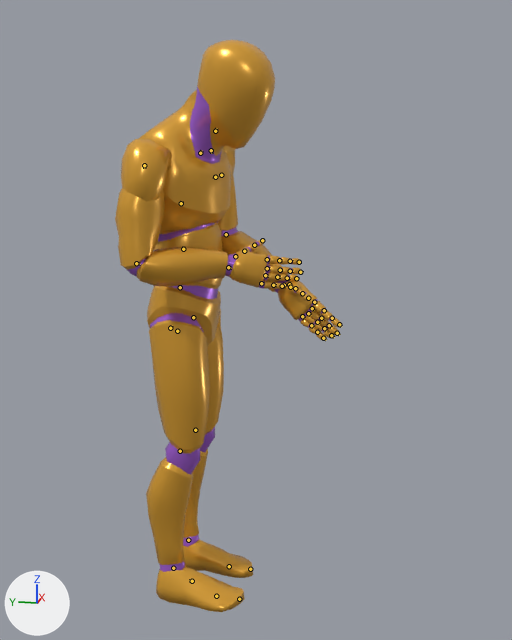
An edit to the glTF model apps/web/public/models/anim-library.glb, drawn before and after from the same camera.
Rendered twice from a 50 mm camera at (-2.125, -0.655, 1.489) aimed at (-0.008, -0.231, 0.959). Arrows for +X, +Y and +Z are at lower left; the lights stay in place. The older version comes first. Both versions are drawn at frame 0 of the action 'Rig|Bow_RunCarry'; the numbers are the values there. The bones that bend it are drawn over the model as lines.

The first picture shows 'Mannequin'.
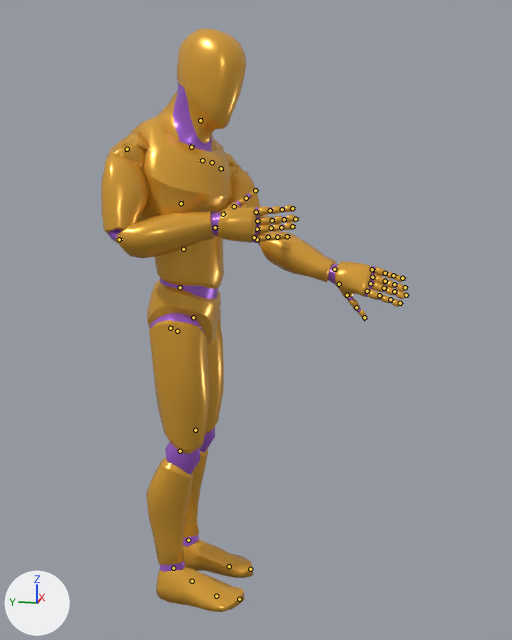
The change, as a list of edits to the scene's bpy script:
```text
Change bone_spine_03:
    where bone_spine_03 = bpy.data.objects['Rig'].pose.bones['spine_03']  # child of 'spine_02'
    bone_spine_03.rotation_quaternion: (0.96, 0.249, -0.109, 0.075) -> (0.954, 0.098, -0.276, -0.068)  # degrees (28, -14, 5) -> degrees (15, -31, -12)
Change bone_upperarm_l:
    where bone_upperarm_l = bpy.data.objects['Rig'].pose.bones['upperarm_l']  # child of 'clavicle_l'
    bone_upperarm_l.rotation_quaternion: (0.632, 0.413, -0.113, -0.645) -> (0.606, 0.129, -0.431, -0.656)  # degrees (47, 23, -81) -> degrees (51, -21, -104)
Change bone_lowerarm_l:
    where bone_lowerarm_l = bpy.data.objects['Rig'].pose.bones['lowerarm_l']  # child of 'upperarm_l'
    bone_lowerarm_l.rotation_quaternion: (0.928, 0.364, -0.027, 0.071) -> (0.125, 0.033, 0.938, 0.322)  # degrees (42, -6, 6) -> degrees (-39, 168, -8)
Change bone_upperarm_r:
    where bone_upperarm_r = bpy.data.objects['Rig'].pose.bones['upperarm_r']  # child of 'clavicle_r'
    bone_upperarm_r.rotation_quaternion: (0.78, 0.423, -0.214, 0.408) -> (0.398, -0.359, 0.658, 0.53)  # degrees (41, -43, 38) -> degrees (-73, 115, 7)
Change bone_lowerarm_r:
    where bone_lowerarm_r = bpy.data.objects['Rig'].pose.bones['lowerarm_r']  # child of 'upperarm_r'
    bone_lowerarm_r.rotation_quaternion: (0.692, 0.712, 0.102, -0.066) -> (0.341, 0.11, -0.527, 0.77)  # degrees (92, 14, 3) -> degrees (-60, -32, 151)
```

Boxes [x1, y1, x2, y2] around the edits, measured in the pictures (512 x 640 px):
'Mannequin', posed (34% wider)
    before: [115, 40, 342, 612]
    after: [101, 29, 406, 612]
bone 'spine_03', root to tip
    before: (181, 203) to (182, 201)
    after: (181, 203) to (181, 200)
bone 'upperarm_l', root to tip
    before: (211, 150) to (211, 153)
    after: (221, 168) to (222, 171)
bone 'lowerarm_l', root to tip
    before: (226, 234) to (228, 236)
    after: (257, 239) to (259, 240)
bone 'upperarm_r', root to tip
    before: (144, 165) to (144, 168)
    after: (127, 149) to (126, 152)
bone 'lowerarm_r', root to tip
    before: (136, 263) to (140, 264)
    after: (119, 239) to (122, 239)
